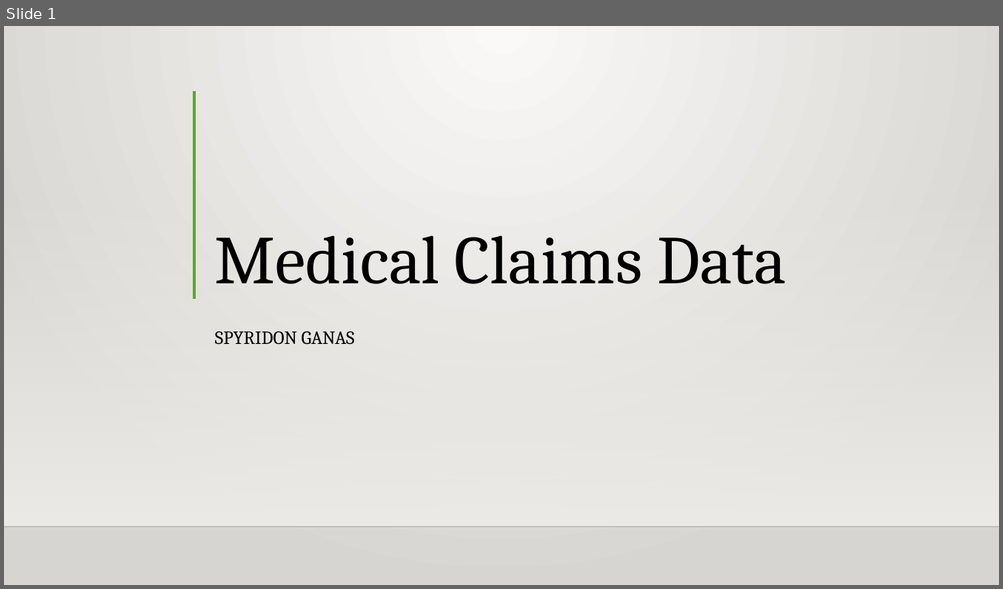
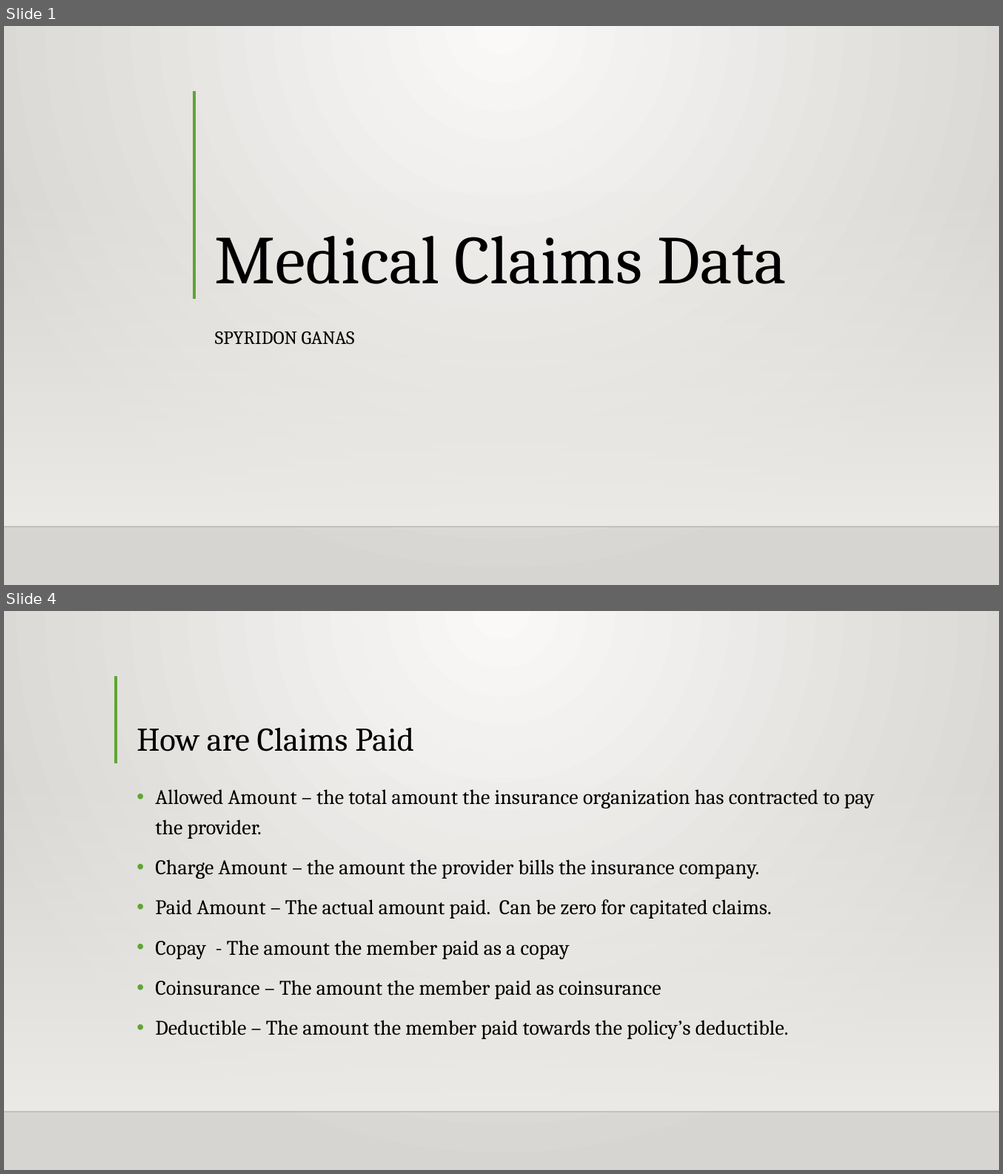
Before and after one commit to Intro-to-APCD/Intro-to-APCD.github.io, a slide deck: PowerPoints/Phase 2 - Overview/002 An Overview of Medical Claims Data.pptx. Shown one above the other, each under a label of ours: slide 1 before the commit, slides 1 and 4 after it; the slides between them are not shown. The pictures are 1003x589 and 1003x1174 pixels, drawn with LibreOffice and Linux fonts; fonts in the diff are those of the drawing; background and template pictures are left out. Boxes give left, top, right and bottom in pixels: in the first picture for what was removed or moved away, otherwise in the second. Text is boxed around its words. In the diff, an @@ line names an element or a change of style, - is before the commit and + after.

Commit message:
worked on the claims powerpoint

```diff
--- a/PowerPoints/Phase 2 - Overview/002 An Overview of Medical Claims Data.pptx
+++ b/PowerPoints/Phase 2 - Overview/002 An Overview of Medical Claims Data.pptx
@@ slide 4 added at [4, 611, 999, 1170], background gradient #FAFAF9 to #D7D5D2; not listed: 2 template elements that a slide beside it also shows @@
@@ line added from (116, 676) to (116, 763), #5FA534 3 pt @@
@@ title added at [136, 728, 414, 752], 32 pt, text #000000 @@
+How are Claims Paid
@@ text added at [155, 789, 874, 1039], 20 pt, text #000000 @@
+• Allowed Amount – the total amount the insurance organization has contracted to pay the provider.
+• Charge Amount – the amount the provider bills the insurance company.
+• Paid Amount – The actual amount paid. Can be zero for capitated claims.
+• Copay - The amount the member paid as a copay
+• Coinsurance – The amount the member paid as coinsurance
+• Deductible – The amount the member paid towards the policy’s deductible.
```
Also in this commit, not shown: 2 other slides added, 3 slides removed.
